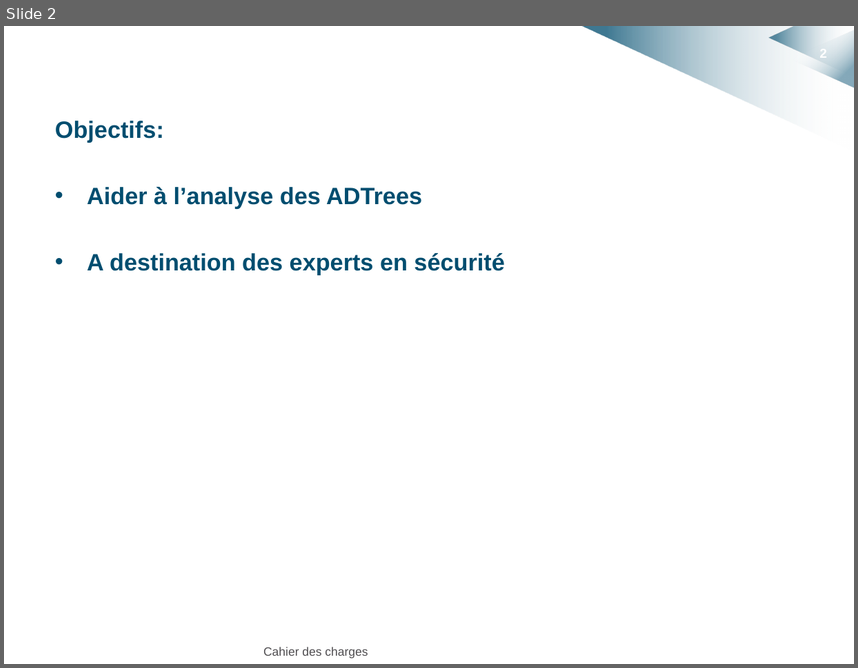
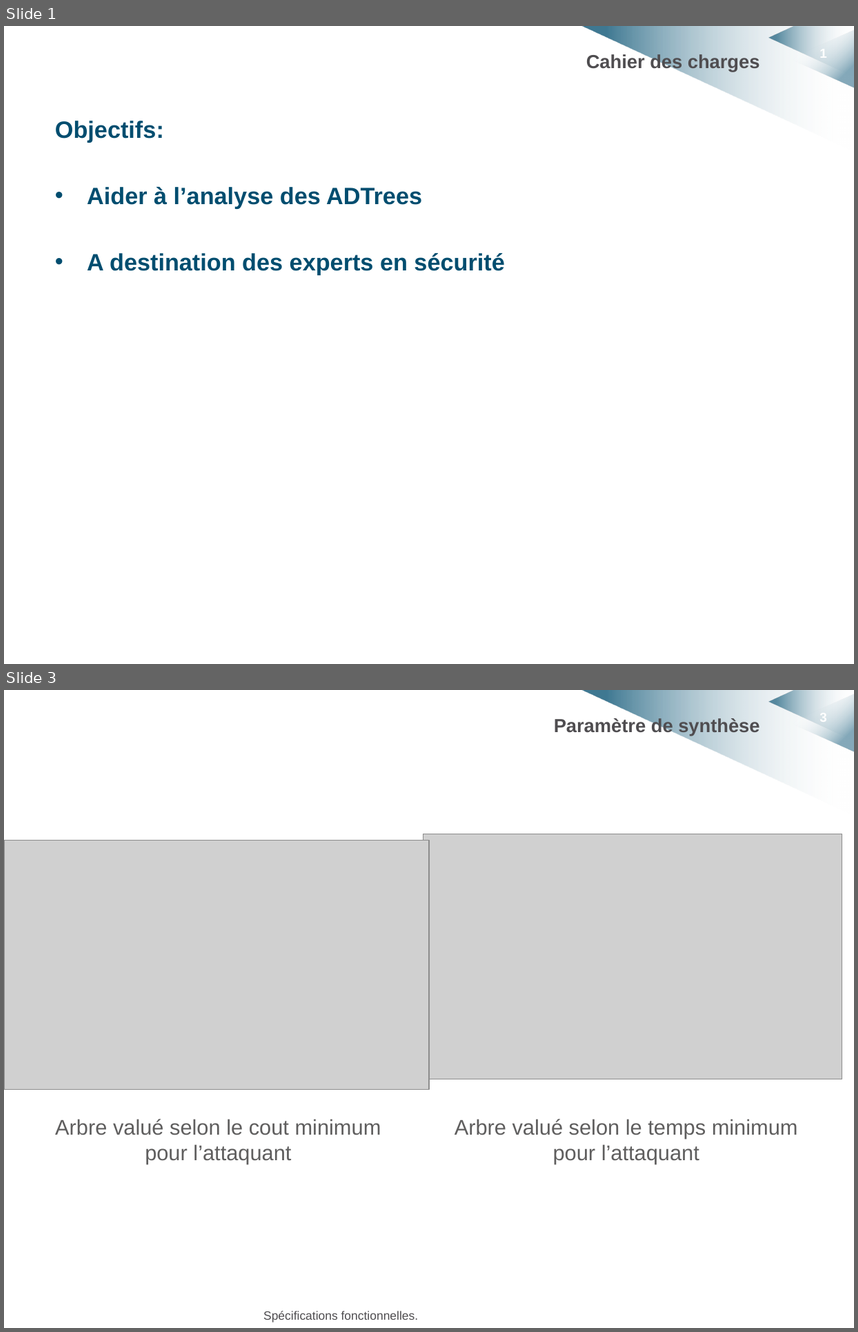
Before and after one commit to HKervadec/korrigolo, a slide deck: soutenances/projet_decembre/cahier_charges.pptx. Shown one above the other, each under a label of ours: slide 2 before the commit, slides 1 and 3 after it; the slides between them are not shown. The pictures are 858x668 and 858x1332 pixels, drawn with LibreOffice and Linux fonts; fonts in the diff are those of the drawing; grey boxes stand for pictures; background and template pictures are left out. Boxes give left, top, right and bottom in pixels: in the first picture for what was removed or moved away, otherwise in the second. Text is boxed around its words. In the diff, an @@ line names an element or a change of style, - is before the commit and + after.

```diff
--- a/soutenances/projet_decembre/cahier_charges.pptx
+++ b/soutenances/projet_decembre/cahier_charges.pptx
@@ slide 3 added at [4,690,854,1328], background #FFFFFF; not listed: 4 template elements that a slide beside it also shows @@
@@ title added at [554,718,760,736], 16 pt, text #4F4D50, bold @@
+Paramètre de synthèse
@@ picture added at [423,834,842,1079] @@
@@ picture added at [4,840,429,1090] @@
@@ text added at [55,1118,381,1163], 18 pt, text #5F5E5E @@
+Arbre valué selon le cout minimum pour l’attaquant
@@ text added at [455,1118,798,1163], 18 pt, text #5F5E5E @@
+Arbre valué selon le temps minimum pour l’attaquant
@@ text added at [263,1310,419,1322], 10.2 pt, text #4F4D50 @@
+Spécifications fonctionnelles.
@@ what was slide 2 is now slide 1 @@
@@ slide 1 changed as well @@
@@ title "Cahier des charges": place and size @@
-title "Cahier des charges" at [263,646,368,658]
+title "Cahier des charges" at [586,54,760,72]
@@ title "Cahier des charges" at [586,54,760,72]: size 10.2 to 16 pt, bold on; alignment left to right; less space between paragraphs; vertical alignment top to middle @@
@@ page number at [820,47,826,61]: text changed @@
-2
+1
```
Also in this commit, not shown: 4 other slides added, 4 slides removed.
